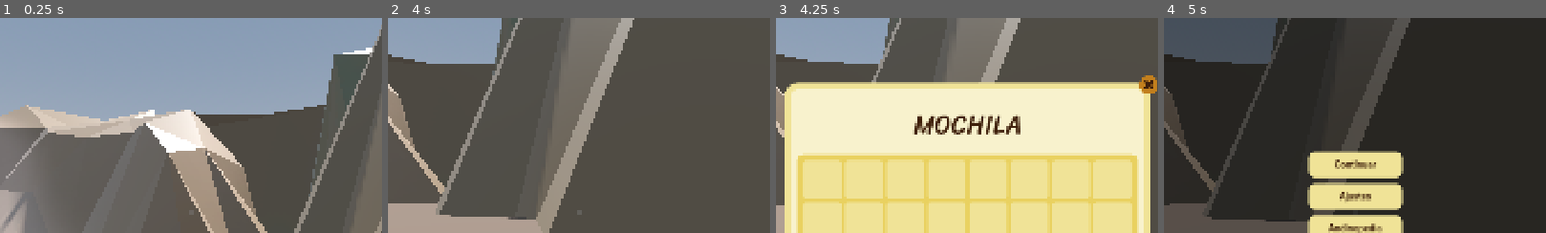
Above: before the commit, frames 1-4 (left to right).
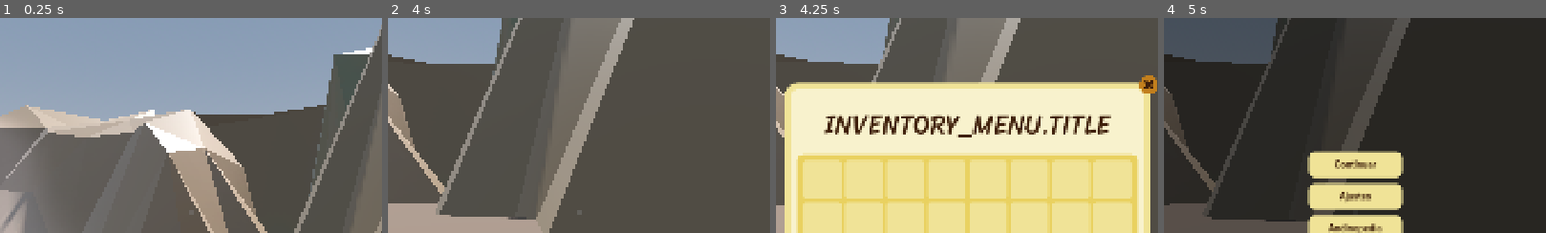
Above: after the commit, the same moments.

Repository: sanchedev/llamkay
Game: Godot game, scene res://scenes/map/test/test.tscn
The game is run twice, just before and just after one commit, with the same random seed, the same clock (stepped at 60 frames per second) and the same inputs.
Inputs (mouse positions are % of the whole screen's width and height, from its top left):
- Up to frame 1 (0.25 s): no input
- Up to frame 2 (4 s): move the mouse to (55, 50) at 0.52 s; hold W (forward) from 0.53 s (still down); tap E (action) at 0.6 s; move the mouse to (45, 50) at 1.27 s; tap C (building_mode) at 1.35 s; move the mouse to (52, 48) at 2.02 s; hold Q (drop) 2.03-2.78 s; move the mouse to (49, 52) at 2.77 s; click (49, 52) at 2.85 s; move the mouse to (57, 51) at 3.52 s; hold Shift (run) from 3.53 s (still down)
- Up to frame 3 (4.25 s): keep holding W (forward); keep holding Shift (run); tap I (inventory) at 4.15 s
- Up to frame 4 (5 s): move the mouse to (20, 35) at 4.27 s; release W (forward) at 4.28 s; release Shift (run) at 4.28 s; hold A (left) from 4.28 s (still down); tap E (action) at 4.35 s; tap Escape (pause) at 4.9 s
The pictures show only the part of the screen within x 25-75%, y 5-55%; the shares and areas given below are measured in that part.

Frames 1-2 are identical in both runs. In frame 3, 4.0% of the frame differs, in the area x 12-88%, y 44-56%; in frame 4, nothing differs.

Commit message:
Add Spanish localization and integrate translation keys
Introduced Spanish translations via CSV and Godot translation resources. Updated UI text in scenes and scripts to use translation keys and the tr() function for localization. Registered the translation resource in project.godot for internationalization support.

Diff:
--- /dev/null
+++ b/assets/translations/translations.csv
@@ -0,0 +1,19 @@
+Key,es
+PAUSE_MENU.RESUME,Continuar
+PAUSE_MENU.ANDINPEDIA,Andinopedia
+PAUSE_MENU.OPTIONS,Opciones
+PAUSE_MENU.EXIT,Salir
+INVENTORY_MENU.TITLE,Mochila
+CHOOSE_STRUCTURE.TITLE,Construye
+CHOOSE_STRUCTURE.SUBMIT_BTN.SELECT,Seleccionar
+STRUCTURE.BASIC_PLANTING_LAND.NAME,Terreno de Siembra Básico
+PRESS_,Presiona
+_TO,para
+PRESS_E_TO.CHOOSE,Elegir que construir
+PRESS_E_TO.PLANT,Plantar
+ITEM.NONE,Nada xdxdxd
+ITEM.ROCK,Roca
+ITEM.CORN,Maiz
+ITEM.CASSAVA,Yuca
+ITEM.CASSAVA_STICK,Palo de Yuca
+ITEM.POTATO,Papa
--- a/project.godot
+++ b/project.godot
@@ -99,6 +99,10 @@
 ]
 }
 
+[internationalization]
+
+locale/translations=PackedStringArray("res://assets/translations/translations.es.translation")
+
 [layer_names]
 
 3d_physics/layer_1="Player"
--- a/scenes/building_mode/building_site/building_site.tscn
+++ b/scenes/building_mode/building_site/building_site.tscn
@@ -48,7 +48,7 @@
 
 [node name="PressETo" parent="CanvasLayer" instance=ExtResource("3_8kapk")]
 visible = false
-text = "Elegir que construir"
+text = "PRESS_E_TO.CHOOSE"
 
 [node name="Items" type="Node3D" parent="."]
 transform = Transform3D(-1, 8.74228e-08, 0, 3.82137e-15, 4.37114e-08, 1, 8.74228e-08, 1, -4.37114e-08, 0, 2, 0)
--- a/scenes/hud/main_hud.tscn
+++ b/scenes/hud/main_hud.tscn
@@ -22,11 +22,6 @@
 grow_horizontal = 2
 grow_vertical = 2
 script = ExtResource("7_2c048")
-
-[node name="PauseMenu" parent="." node_paths=PackedStringArray("pause_btn") instance=ExtResource("1_5pyus")]
-visible = false
-z_index = 2
-pause_btn = NodePath("../PauseButton")
 
 [node name="FoodProgressBar" parent="." instance=ExtResource("4_v04dn")]
 anchors_preset = 2
@@ -110,3 +105,8 @@
 grow_horizontal = 2
 grow_vertical = 2
 texture = ExtResource("8_aouoc")
+
+[node name="PauseMenu" parent="." node_paths=PackedStringArray("pause_btn") instance=ExtResource("1_5pyus")]
+visible = false
+z_index = 2
+pause_btn = NodePath("../PauseButton")
--- a/scenes/hud/menus/structure_selector/structure_selector.gd
+++ b/scenes/hud/menus/structure_selector/structure_selector.gd
@@ -45,8 +45,8 @@
 	current_structure = structure
 	var structure_obj: Structure = Structures.get_structure(structure)
 	info_panel.show()
-	info_panel_title.text = structure_obj.name
-	info_panel_desc.text = structure_obj.description
+	info_panel_title.text = tr(structure_obj.name)
+	info_panel_desc.text = tr(structure_obj.description)
 	info_panel_button.disabled = current_structure == building_site.current_structure
 
 	for node in info_panel_items.get_children():
--- a/scenes/hud/menus/structure_selector/structure_selector.tscn
+++ b/scenes/hud/menus/structure_selector/structure_selector.tscn
@@ -84,7 +84,7 @@
 
 [node name="Label" type="Label" parent="PanelContainer/MarginContainer/VBoxContainer"]
 layout_mode = 2
-text = "ConsTruye"
+text = "CHOOSE_STRUCTURE.TITLE"
 label_settings = SubResource("LabelSettings_y1752")
 horizontal_alignment = 1
 vertical_alignment = 1
@@ -100,12 +100,6 @@
 
 [node name="VBoxContainer" type="VBoxContainer" parent="PanelContainer/MarginContainer/VBoxContainer/HBoxContainer/ScrollContainer"]
 layout_mode = 2
-
-[node name="Label2" type="Label" parent="PanelContainer/MarginContainer/VBoxContainer/HBoxContainer/ScrollContainer/VBoxContainer"]
-layout_mode = 2
-theme_override_colors/font_color = Color(0.243137, 0.121569, 0.0392157, 1)
-theme_override_font_sizes/font_size = 24
-text = "Siembra"
 
 [node name="GridContainer" type="GridContainer" parent="PanelContainer/MarginContainer/VBoxContainer/HBoxContainer/ScrollContainer/VBoxContainer"]
 layout_mode = 2
@@ -174,7 +168,7 @@
 [node name="Button" type="Button" parent="PanelContainer/MarginContainer/VBoxContainer/HBoxContainer/PanelContainer/MarginContainer/VBoxContainer"]
 layout_mode = 2
 size_flags_vertical = 8
-text = "Seleccionar"
+text = "CHOOSE_STRUCTURE.SUBMIT_BTN.SELECT"
 
 [node name="CloseButton" type="TextureButton" parent="."]
 layout_mode = 1
--- a/scenes/hud/slots/hand/slot_hand.gd
+++ b/scenes/hud/slots/hand/slot_hand.gd
@@ -26,6 +26,6 @@
 		item_name.show()
 		item_count.show()
 		progress_bar.show()
-		item_name.get_child(0).text = item_obj.item_name
+		item_name.get_child(0).text = tr(item_obj.item_name)
 		item_count.get_child(0).text = str(slot.count)
 		progress_bar.value = slot.count*100/item_obj.max_count
--- a/scenes/hud/slots/inventory/inventory.tscn
+++ b/scenes/hud/slots/inventory/inventory.tscn
@@ -77,7 +77,7 @@
 
 [node name="Label" type="Label" parent="PanelContainer/MarginContainer/VBoxContainer"]
 layout_mode = 2
-text = "Mochila"
+text = "INVENTORY_MENU.TITLE"
 label_settings = SubResource("LabelSettings_6m3pk")
 horizontal_alignment = 1
 vertical_alignment = 1
--- a/scenes/hud/splash_texts/press_key/press_e_to.gd
+++ b/scenes/hud/splash_texts/press_key/press_e_to.gd
@@ -9,8 +9,8 @@
 
 func _set_text(value: String):
 	text = value
-	$RichTextLabel.text = "[center]Presiona [b]E[/b] para\n" + value.to_lower()
-	$Button.text = value
+	$RichTextLabel.text = "[center]" + tr("PRESS_") + " [b]" + "E" + "[/b] " + tr("_TO") + "\n" + tr(value).to_lower()
+	$Button.text = tr(value)
 
 func _ready() -> void:
 	_set_text(text)
--- a/scenes/map/test/test.tscn
+++ b/scenes/map/test/test.tscn
@@ -148,8 +148,6 @@
 [node name="BasicPlantingLand" parent="." instance=ExtResource("12_4ge7b")]
 transform = Transform3D(1, 0, 0, 0, 1, 0, 0, 0, 1, -43.2489, 0, 0.634403)
 
-[node name="MainHud" parent="." instance=ExtResource("1_a8kv3")]
-
 [node name="CassavaStickPickable" parent="." instance=ExtResource("13_4fh0t")]
 transform = Transform3D(1, 0, 0, 0, 1, 0, 0, 0, 1, -46.9856, 0.0288665, -4.67019)
 
@@ -167,3 +165,5 @@
 
 [node name="PotatoPickable" parent="." instance=ExtResource("14_h7jvt")]
 transform = Transform3D(1, 0, 0, 0, 1, 0, 0, 0, 1, -45.6568, 0.494811, 8.20284)
+
+[node name="MainHud" parent="." instance=ExtResource("1_a8kv3")]
--- a/scenes/structures/basic_planting_land/basic_planting_land.tscn
+++ b/scenes/structures/basic_planting_land/basic_planting_land.tscn
@@ -38,7 +38,7 @@
 [node name="CanvasLayer" type="CanvasLayer" parent="Area3D"]
 
 [node name="PressETo" parent="Area3D/CanvasLayer" instance=ExtResource("3_vowl2")]
-text = "Plantar"
+text = "PRESS_E_TO.PLANT"
 
 [node name="Markers" type="Node3D" parent="."]
 transform = Transform3D(1, 0, 0, 0, 1, 0, 0, 0, 1, 0, 0.1, 0)
--- a/scripts/items/items.gd
+++ b/scripts/items/items.gd
@@ -11,42 +11,42 @@
 
 static var _items: Dictionary = {
 	ITEMS_LIST.NONE: Item.new(
-		"Nada xdxdxd",
+		"ITEM.NONE",
 		preload("res://assets/hud/items/no_item.png"),
 		preload("res://scenes/items/rock/rock_pickable.tscn"),
 		preload("res://scenes/items/rock/rock_in_hand.tscn"),
 		1
 	),
 	ITEMS_LIST.ROCK: Item.new(
-		"Roca",
+		"ITEM.ROCK",
 		preload("res://assets/hud/items/rock.png"),
 		preload("res://scenes/items/rock/rock_pickable.tscn"),
 		preload("res://scenes/items/rock/rock_in_hand.tscn"),
 		8
 	),
 	ITEMS_LIST.CORN: Item.new(
-		"Maiz",
+		"ITEM.CORN",
 		preload("res://assets/hud/items/corn.png"),
 		preload("res://scenes/items/corn/corn_pickable.tscn"),
 		preload("res://scenes/items/corn/corn_in_hand.tscn"),
 		8
 	),
 	ITEMS_LIST.CASSAVA: Item.new(
-		"Yuca",
+		"ITEM.CASSAVA",
 		preload("res://assets/hud/items/cassava.png"),
 		preload("res://scenes/items/cassava/cassava_pickable.tscn"),
 		preload("res://scenes/items/cassava/cassava_in_hand.tscn"),
 		4
 	),
 	ITEMS_LIST.CASSAVA_STICK: Item.new(
-		"Palo de Yuca",
+		"ITEM.CASSAVA_STICK",
 		preload("res://assets/hud/items/cassava_stick.png"),
 		preload("res://scenes/items/cassava_stick/cassava_stick_pickable.tscn"),
 		preload("res://scenes/items/cassava_stick/cassava_stick_in_hand.tscn"),
 		6
 	),
 	ITEMS_LIST.POTATO: Item.new(
-		"Papa",
+		"ITEM.POTATO",
 		preload("res://assets/hud/items/cassava.png"),
 		preload("res://scenes/items/potato/potato_pickable.tscn"),
 		preload("res://scenes/items/potato/potato_in_hand.tscn"),
Not shown, added: assets/translations/translations.csv.import
Binary file added: assets/translations/translations.es.translation
